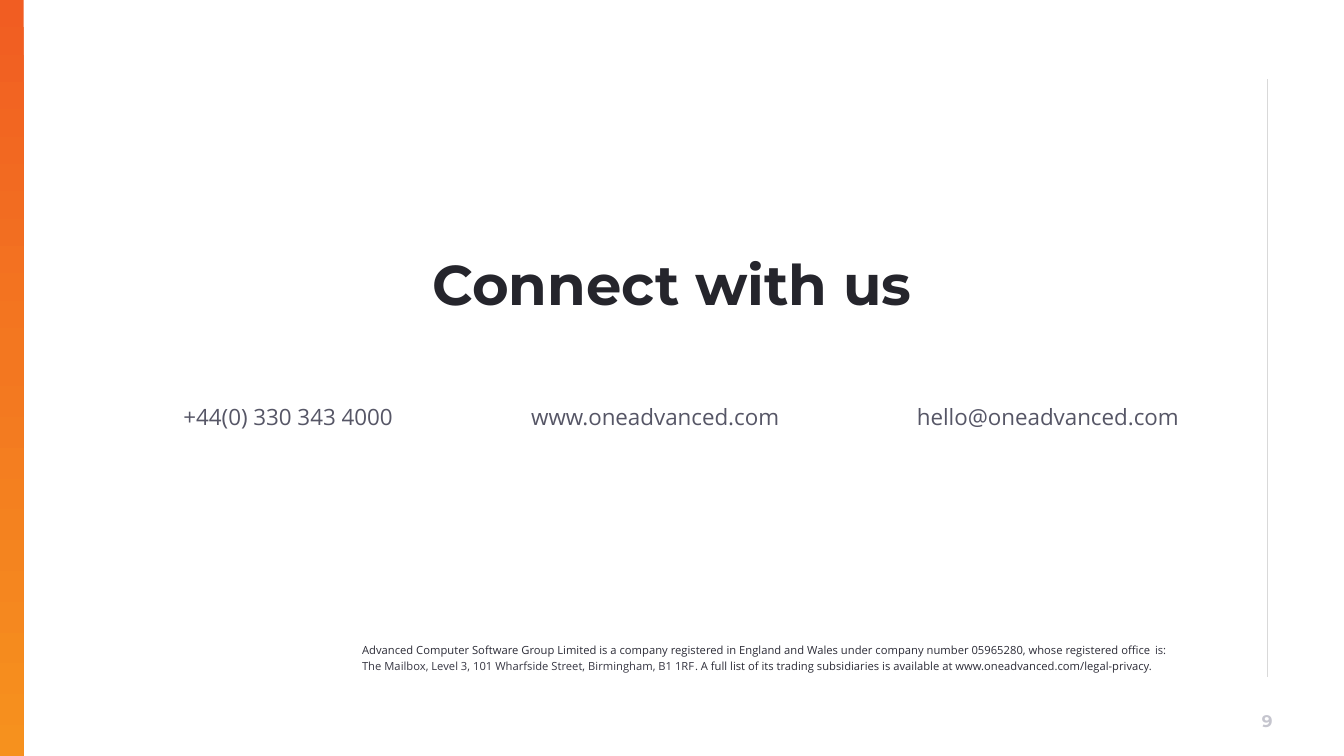
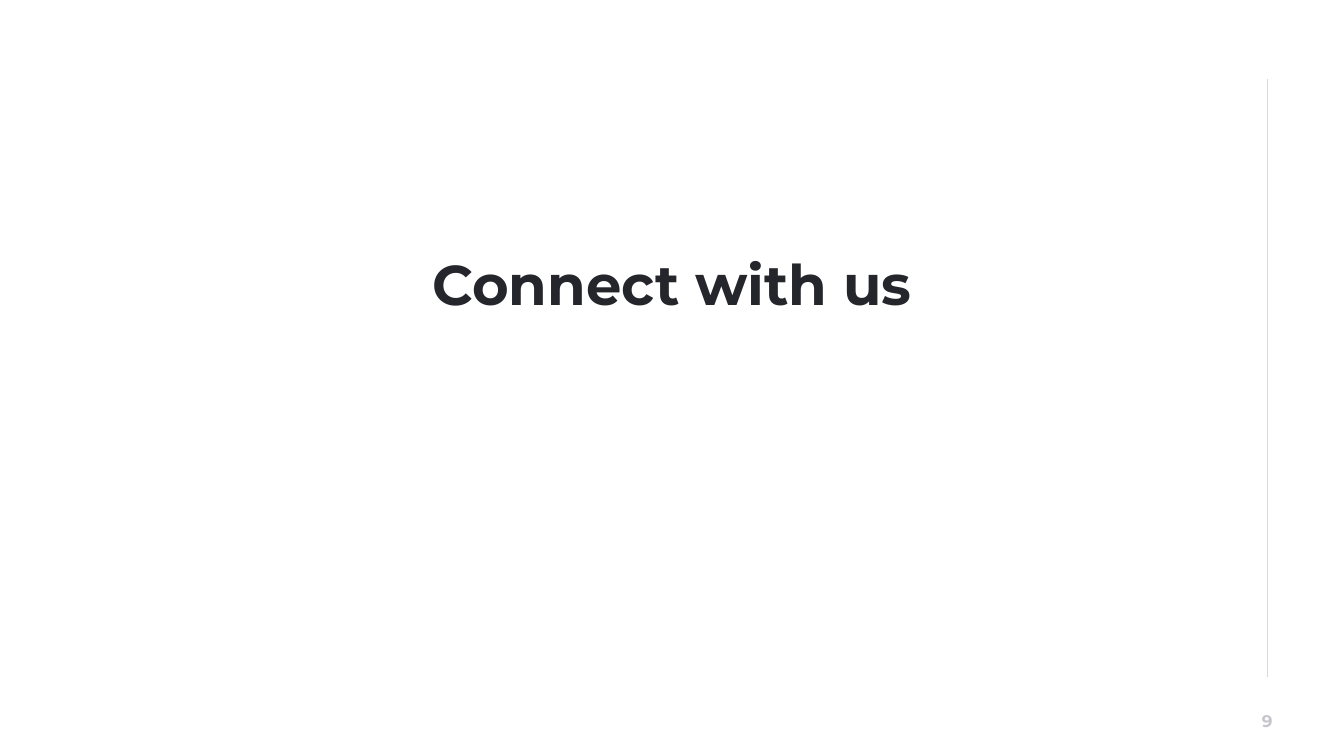
Before and after one commit to muratozdemirpiblo/ppt-api, a slide deck: slide 9 of sales.pptx. Drawn at 1344x756 pixels with LibreOffice and Linux fonts; fonts in the diff are those of the drawing; background and template pictures are left out. Boxes give left, top, right and bottom in pixels: in the first picture for what was removed or moved away, otherwise in the second. Text is boxed around its words. In the diff, an @@ line names an element or a change of style, - is before the commit and + after.

```diff
--- a/sales.pptx
+++ b/sales.pptx
@@ rectangle removed at (x1=0, y1=0, x2=24, y2=756) @@
@@ text removed at (x1=183, y1=409, x2=393, y2=429) @@
-+44(0) 330 343 4000
@@ text removed at (x1=531, y1=408, x2=779, y2=426) @@
-www.oneadvanced.com
@@ text removed at (x1=917, y1=408, x2=1179, y2=427) @@
-hello@oneadvanced.com
@@ text removed at (x1=362, y1=645, x2=1166, y2=673) @@
-Advanced Computer Software Group Limited is a company registered in England and Wales under company number 05965280, whose registered office is: The Mailbox, Level 3, 101 Wharfside Street, Birmingham, B1 1RF. A full list of its trading subsidiaries is available at www.oneadvanced.com/legal-privacy.
```
Also in this commit, not shown: 8 other slides changed, 2 other files.
